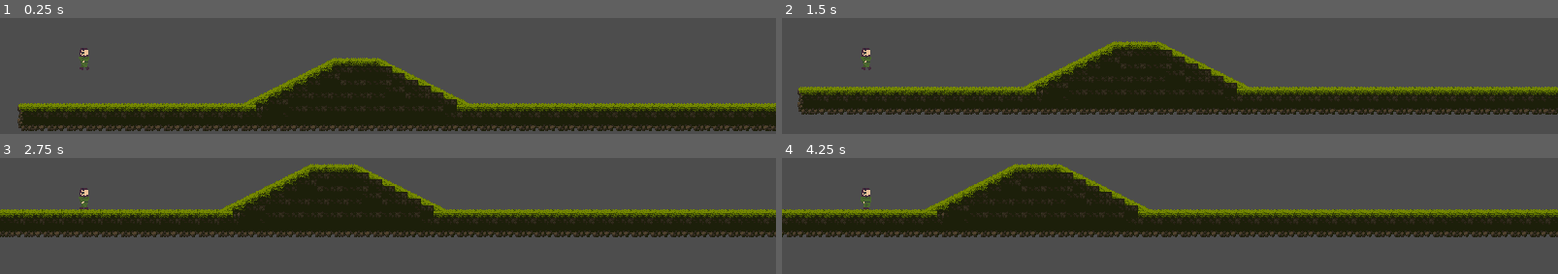
Above: before the commit, frames 1-4 (two rows, left to right).
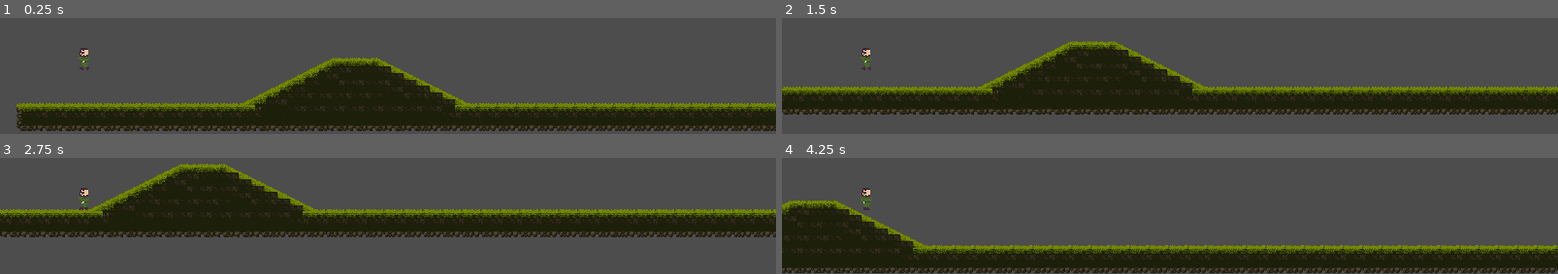
Above: after the commit, the same moments.

Repository: JuanGdev/Autum-Tavern-Game-Jam-2023
Game: Godot game, scene res://debug_physics_test_map/test_map.tscn
Same seed, same stepped clock (60 frames per second), same inputs: the game is played once before the commit and once after it.
Inputs:
- Up to frame 1 (0.25 s): no input
- Up to frame 2 (1.5 s): tap Enter (ui_accept) at 0.5 s; hold Right (ui_right) from 0.53 s (still down); tap Space (jump) at 0.77 s
- Up to frame 3 (2.75 s): tap Space (jump) at 1.52 s; release Right (ui_right) at 2.03 s; hold Left (ui_left) from 2.03 s (still down)
- Up to frame 4 (4.25 s): release Left (ui_left) at 2.78 s; hold Right (ui_right) from 2.78 s (still down); tap Space (jump) at 3.02, 3.77 s

The runs differ from the first frame. In frame 1, 5.2% of the frame differs, in the area x 2-100%, y 34-98%; in frame 2, 11%; in frame 3, 17%; in frame 4, 53%, in the area x 0-100%, y 5-100%.

Commit message:
hotfix, x movement doesn't check if grounded to accelerate

Diff:
--- a/Daredevil_character/daredevil.gd
+++ b/Daredevil_character/daredevil.gd
@@ -24,11 +24,11 @@
 	if Input.is_action_just_pressed("jump") and is_on_floor():
 		velocity.y = JUMP_VELOCITY
 
-	if is_on_floor():
-		if velocity.x < RUNNING_SPEED:
-			velocity.x += 100.0 * delta
-		else:
-			velocity.x = RUNNING_SPEED
+
+	if velocity.x < RUNNING_SPEED:
+		velocity.x += 100.0 * delta
+	else:
+		velocity.x = RUNNING_SPEED
 
 	# Get the input direction and handle the movement/deceleration.
 	var direction = 1
